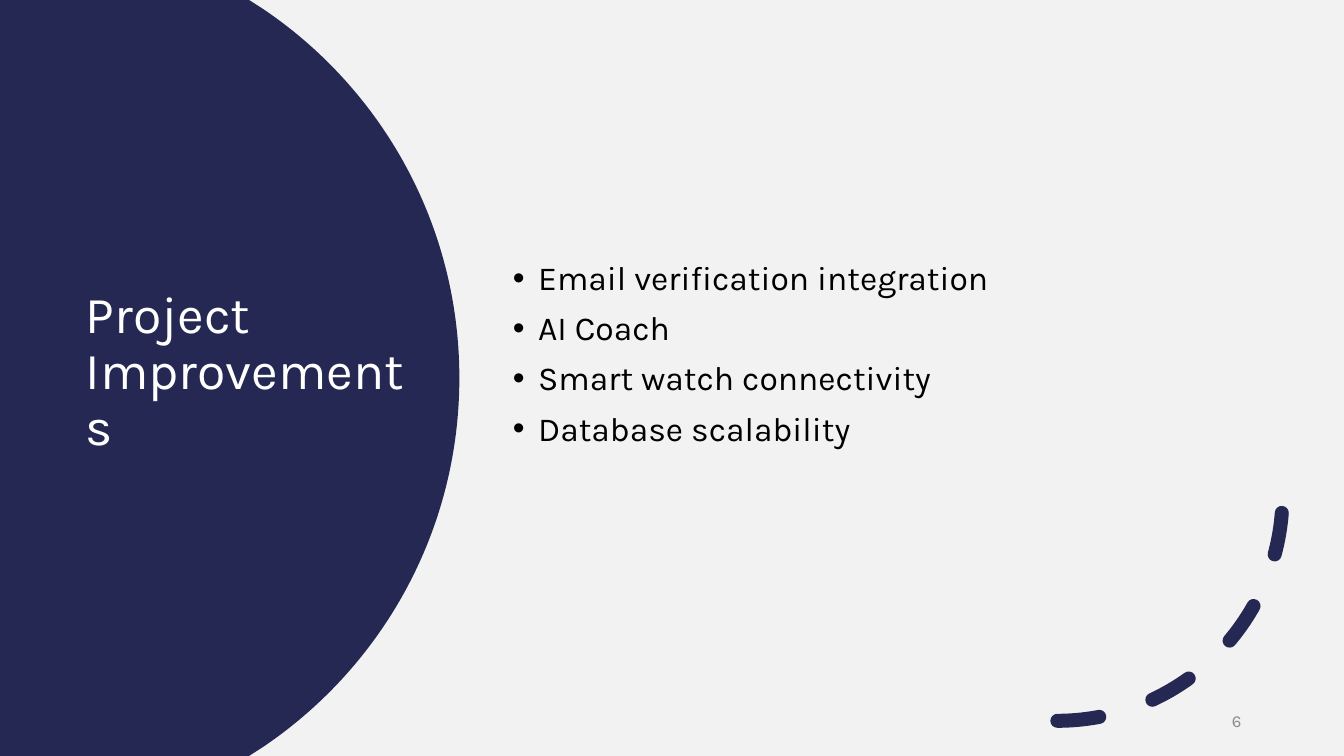
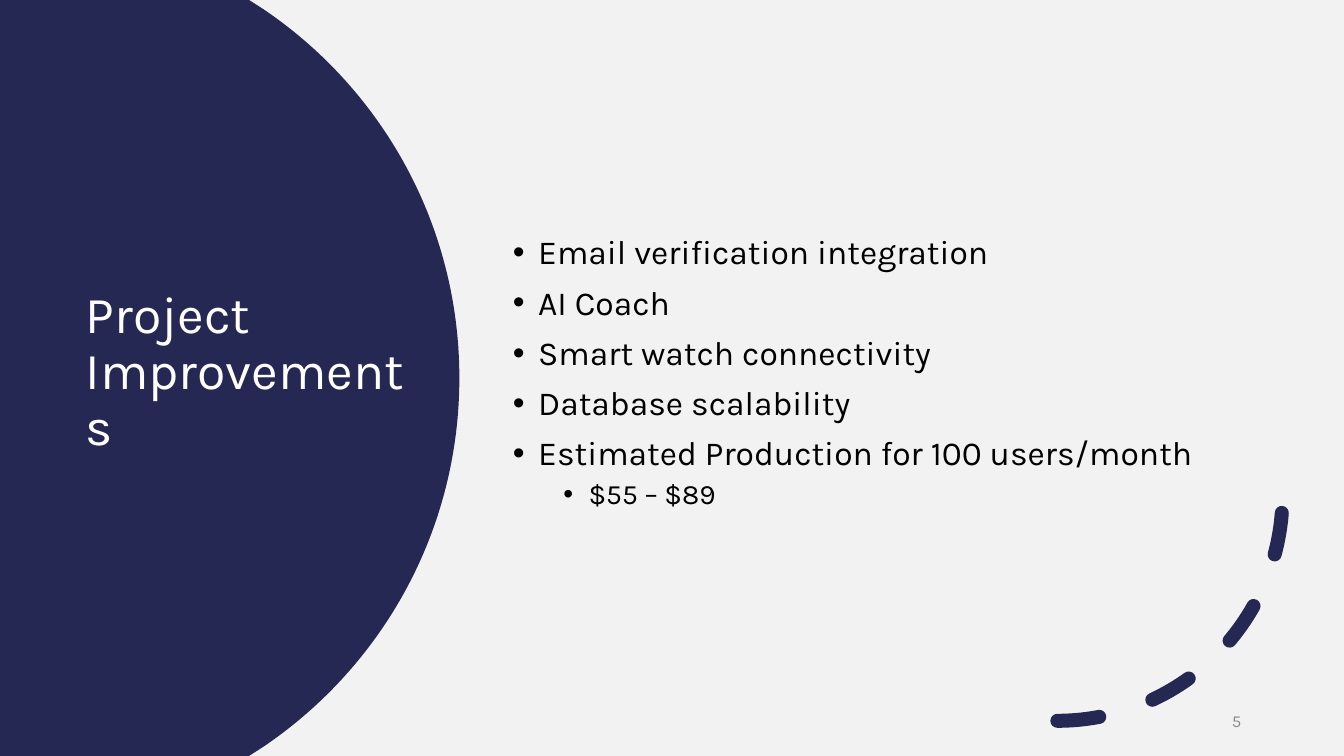
Before and after one commit to jjdeuce06/VulcanActivityTracker, a slide deck: slide 5 of Documentation/FinalPresentation/VulcanActivityTracker-Group2-Revised.pptx (slide 6 before the commit). Drawn at 1344x756 pixels with LibreOffice and Linux fonts; fonts in the diff are those of the drawing. Boxes give left, top, right and bottom in pixels: in the first picture for what was removed or moved away, otherwise in the second. Text is boxed around its words. In the diff, an @@ line names an element or a change of style, - is before the commit and + after.

```diff
--- a/Documentation/FinalPresentation/VulcanActivityTracker-Group2-Revised.pptx
+++ b/Documentation/FinalPresentation/VulcanActivityTracker-Group2-Revised.pptx
@@ subtitle at (538, 440, 1192, 507): paragraphs added @@
+• Estimated Production for 100 users/month
+  • $55 – $89
@@ page number at (1232, 716, 1241, 727): text changed @@
-6
+5
```
Also in this commit, not shown: 1 other slide changed, 1 slide removed.
